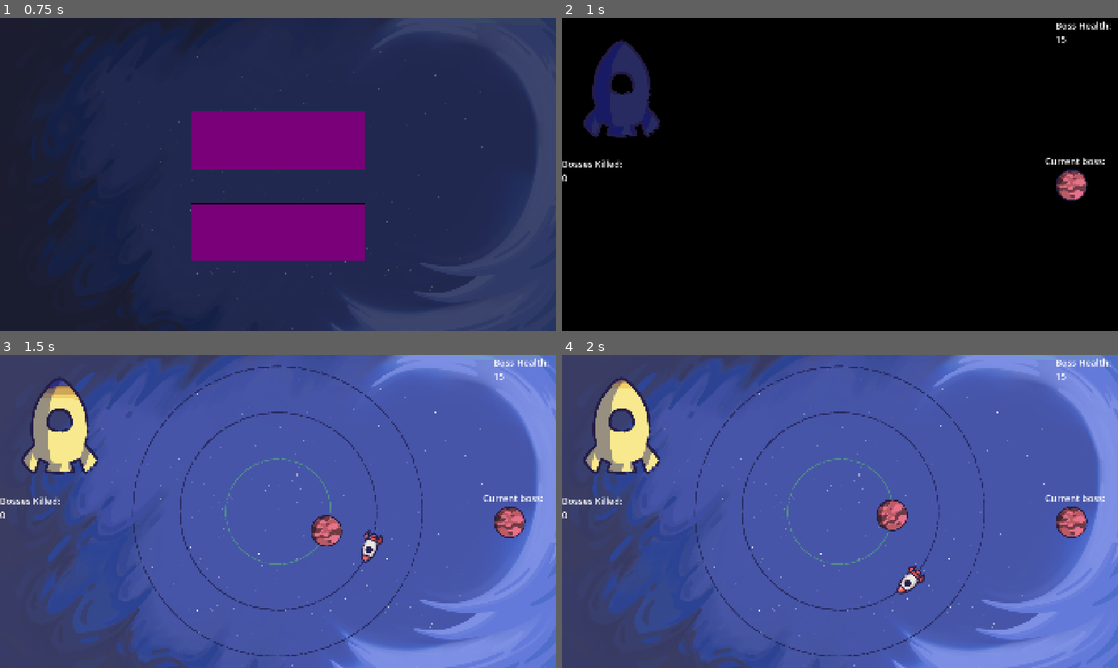
Above: before the commit, frames 1-4 (two rows, left to right).
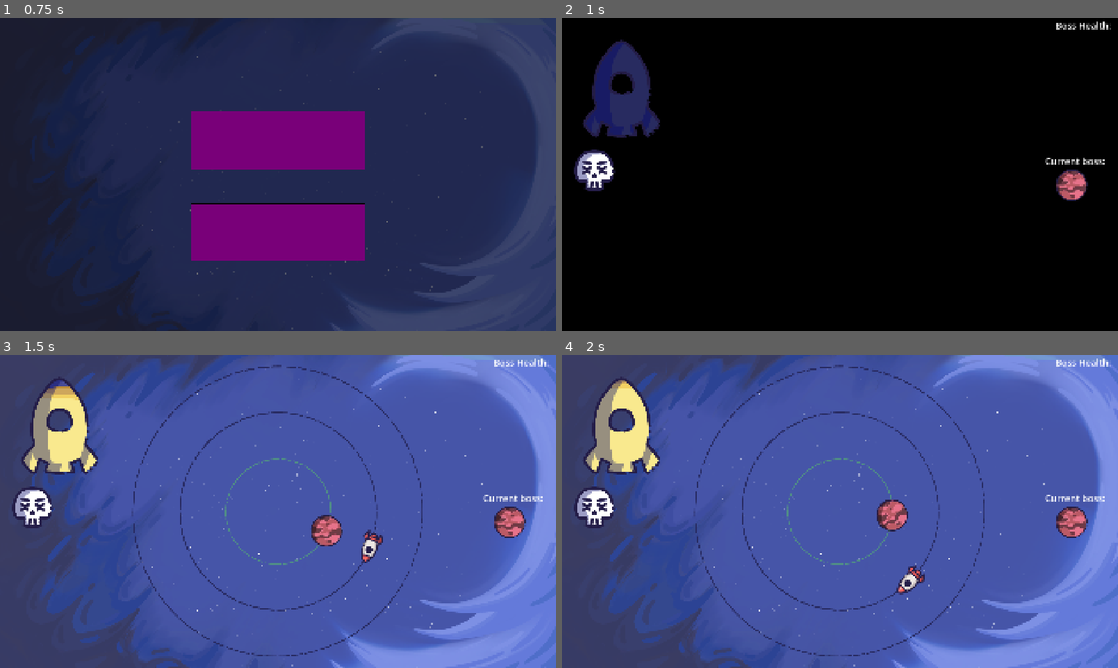
Above: after the commit, the same moments.

Repository: CookieFinder23/YGDA-Fall-Game-Jam-2026
Game: Godot game, scene res://ui/title_screen/title_screen.tscn
Same seed, same stepped clock (60 frames per second), same inputs: the game is played once before the commit and once after it. Sound files missing from this copy of the repository are replaced by a short silence.
Inputs (mouse positions are in pixels of both pictures, inside the frame that each line leads up to):
- Up to frame 1 (0.75 s): click (278, 140) at 0.5 s
- Up to frame 2 (1 s): no input
- Up to frame 3 (1.5 s): hold D (right) from 1.28 s (still down)
- Up to frame 4 (2 s): keep holding D (right)

Frame 1 is identical in both runs. In frame 2, 0.8% of the frame differs, in the area x 0-91%, y 5-56%; in frame 3, 0.8%; in frame 4, 0.8%.
Error after the commit: Invalid assignment of property or key 'count' with value of type 'int' on a base object of type 'null instance'. (res://ui/hud/hud.gd:5)

Commit message:
started making bosses killed tscn

Diff:
--- a/fall-game-jam-2026/ui/hud/BossesKilled.tscn
+++ /dev/null
@@ -1,3 +0,0 @@
-[gd_scene format=3 uid="uid://fl47j4f64oki"]
-
-[node name="BossesKilled" type="Node2D" unique_id=145743401]
--- /dev/null
+++ b/fall-game-jam-2026/ui/hud/bosses_killed.gd
@@ -0,0 +1,3 @@
+extends Node2D
+
+var count: int = 0
--- /dev/null
+++ b/fall-game-jam-2026/ui/hud/bosses_killed.tscn
@@ -0,0 +1,10 @@
+[gd_scene format=3 uid="uid://fl47j4f64oki"]
+
+[ext_resource type="Texture2D" uid="uid://ca6cqrylyqesb" path="res://assets/art/gui/boss_kill_count_skull.png" id="1_lm5hx"]
+[ext_resource type="Script" uid="uid://c100ov0k8qb5r" path="res://ui/hud/bosses_killed.gd" id="1_tcgns"]
+
+[node name="BossesKilled" type="Node2D" unique_id=145743401]
+script = ExtResource("1_tcgns")
+
+[node name="Sprite2D" type="Sprite2D" parent="." unique_id=148710935]
+texture = ExtResource("1_lm5hx")
--- a/fall-game-jam-2026/ui/hud/hud.gd
+++ b/fall-game-jam-2026/ui/hud/hud.gd
@@ -2,7 +2,7 @@
 
 # Called every frame. 'delta' is the elapsed time since the previous frame.
 func _process(delta: float) -> void:
-	$BossKilled.text = "Bosses Killed:\n" + str(GameState.bosses_killed)
+	$BossKilled.count = GameState.bosses_killed
 	if GameState.boss:
 		$BossHealth.visible = true
 		$AnimatedSprite2D.visible = true
--- a/fall-game-jam-2026/ui/hud/hud.tscn
+++ b/fall-game-jam-2026/ui/hud/hud.tscn
@@ -3,6 +3,7 @@
 [ext_resource type="Script" uid="uid://chdm8ysjb6rtu" path="res://ui/hud/hud.gd" id="1_xmswo"]
 [ext_resource type="PackedScene" uid="uid://dvarorggar2ib" path="res://ui/hud/health_bar.tscn" id="2_4d6w6"]
 [ext_resource type="Texture2D" uid="uid://sck514dd2wtr" path="res://assets/art/red_planet.png" id="3_e0nub"]
+[ext_resource type="PackedScene" uid="uid://fl47j4f64oki" path="res://ui/hud/bosses_killed.tscn" id="4_w75iv"]
 
 [sub_resource type="LabelSettings" id="LabelSettings_0es7p"]
 font_size = 32
@@ -39,14 +40,6 @@
 text = "Boss Health:"
 label_settings = SubResource("LabelSettings_0es7p")
 
-[node name="BossKilled" type="Label" parent="." unique_id=1819971160]
-layout_mode = 0
-offset_top = 481.0
-offset_right = 209.0
-offset_bottom = 526.0
-text = "Bosses killed:"
-label_settings = SubResource("LabelSettings_0es7p")
-
 [node name="CurrentBoss" type="Label" parent="." unique_id=173684482]
 layout_mode = 0
 offset_left = 1668.0
@@ -60,3 +53,6 @@
 position = Vector2(1760, 576)
 sprite_frames = SubResource("SpriteFrames_0es7p")
 animation = &"Boss1"
+
+[node name="BossesKilled" parent="." unique_id=145743401 instance=ExtResource("4_w75iv")]
+position = Vector2(112, 525)
Binary file changed: fall-game-jam-2026/assets/art/gui/boss_kill_count_skull.png
Not shown, added: fall-game-jam-2026/ui/hud/bosses_killed.gd.uid
